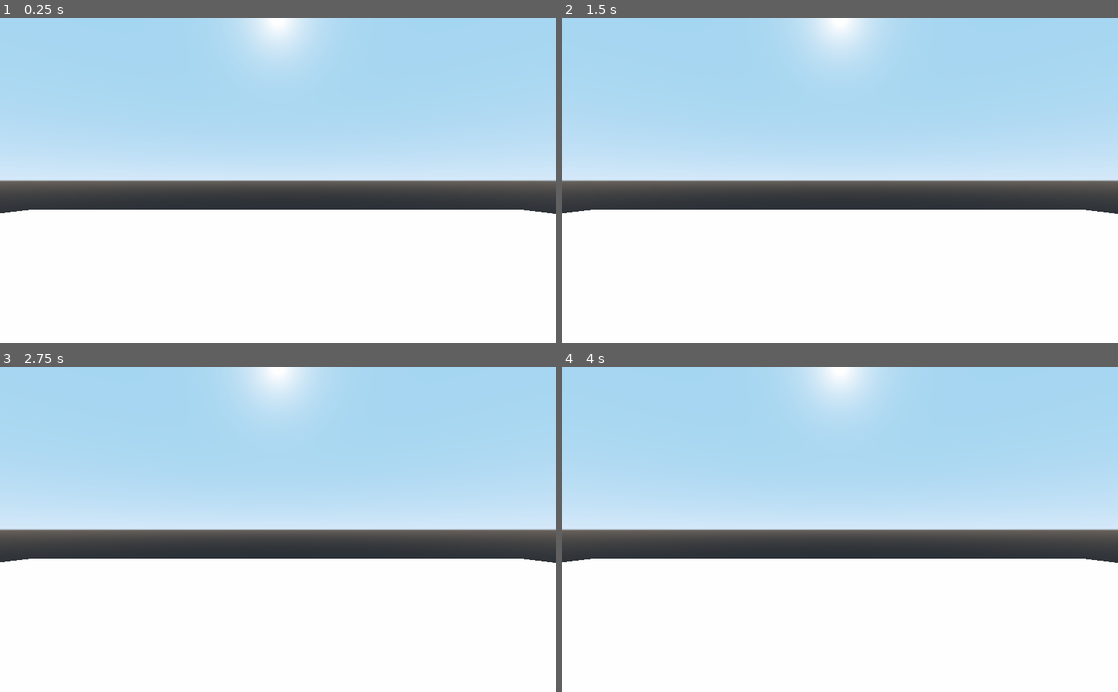
Above: before the commit, frames 1-4 (two rows, left to right).
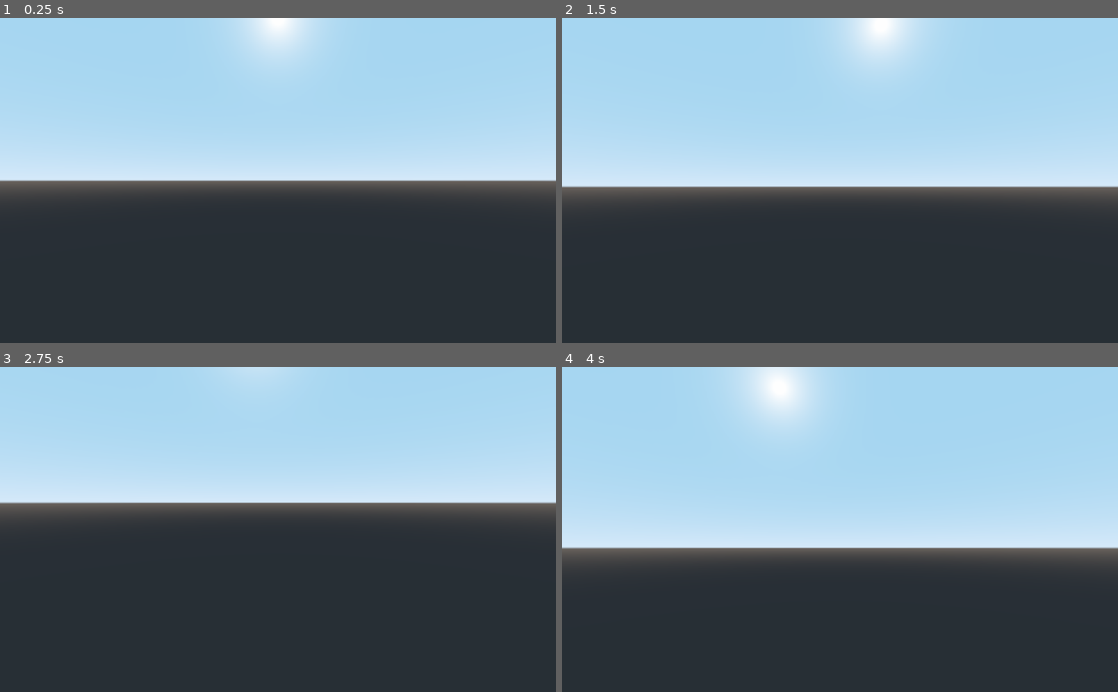
Above: after the commit, the same moments.

Repository: Sento920/studious-carnival
Game: Godot game, scene res://Scenes/Starting.tscn
Same seed, same stepped clock (60 frames per second), same inputs: the game is played once before the commit and once after it.
Inputs (mouse positions are in pixels of both pictures, inside the frame that each line leads up to):
- Up to frame 1 (0.25 s): no input
- Up to frame 2 (1.5 s): tap Enter at 0.5 s; move the mouse to (962, 164) at 0.52 s; hold Right (ui_right) 0.53-1.28 s; tap Space at 1.25 s; move the mouse to (728, 196) at 1.27 s; hold Down (ui_down) from 1.28 s (still down)
- Up to frame 3 (2.75 s): tap Enter at 2 s; move the mouse to (333, 458) at 2.02 s; release Down (ui_down) at 2.03 s; hold Right (ui_right) from 2.03 s (still down)
- Up to frame 4 (4 s): tap Space at 2.75 s; move the mouse to (812, 594) at 2.77 s; release Right (ui_right) at 2.78 s; hold Up (ui_up) 2.78-3.53 s; tap Enter at 3.5 s; move the mouse to (1006, 578) at 3.52 s; hold Left (ui_left) from 3.53 s (still down)

The runs differ from the first frame. In frame 1, 41% of the frame differs, in the area x 0-100%, y 58-100%; in frame 2, 45%; in frame 3, 54%, in the area x 0-100%, y 0-100%; in frame 4, 53%.

Commit message:
Edited the Player Controller
Edited the game controller, adding a basic tutorial movement kit. Its basic, but works.

Diff:
--- a/Scenes/Player.tscn
+++ b/Scenes/Player.tscn
@@ -12,6 +12,15 @@
 transform = Transform( 1, 0, 0, 0, -4.37114e-08, -1, 0, 1, -4.37114e-08, 0, 0, 0 )
 shape = SubResource( 1 )
 
-[node name="Spatial" type="Spatial" parent="."]
+[node name="Rotation_Helper" type="Spatial" parent="."]
 
-[node name="Camera" type="Camera" parent="."]
+[node name="Model" type="Spatial" parent="Rotation_Helper"]
+
+[node name="Camera" type="Camera" parent="Rotation_Helper"]
+
+[node name="HUD" type="Control" parent="."]
+margin_right = 40.0
+margin_bottom = 40.0
+__meta__ = {
+"_edit_use_anchors_": false
+}
--- a/Scenes/Starting.tscn
+++ b/Scenes/Starting.tscn
@@ -1,25 +1,8 @@
-[gd_scene load_steps=5 format=2]
+[gd_scene load_steps=2 format=2]
 
 [ext_resource path="res://Scenes/Player.tscn" type="PackedScene" id=1]
-
-[sub_resource type="PlaneShape" id=1]
-
-[sub_resource type="CanvasItemMaterial" id=2]
-
-[sub_resource type="SpatialMaterial" id=3]
-next_pass = SubResource( 2 )
-params_diffuse_mode = 1
 
 [node name="Spatial" type="Spatial"]
 
 [node name="Player" parent="." instance=ExtResource( 1 )]
 transform = Transform( 1, 0, 0, 0, 1, 0, 0, 0, 1, 0.157648, -2.61485, -0.940039 )
-startPos = Vector3( 0, 1, 0 )
-
-[node name="CollisionShape" type="CollisionShape" parent="."]
-transform = Transform( 20, 0, 0, 0, 0, 0, 0, 0, 20, 0, -5, 0 )
-shape = SubResource( 1 )
-
-[node name="CSGBox" type="CSGBox" parent="CollisionShape"]
-height = 0.001
-material = SubResource( 3 )
--- a/playercontroller.gd
+++ b/playercontroller.gd
@@ -1,37 +1,100 @@
 extends KinematicBody
 
+const GRAVITY = -24.8
+var vel = Vector3()
+const MAX_SPEED = 20
+const JUMP_SPEED = 18
+const ACCEL = 4.5
 
-# Declare member variables here. Examples:
-export (int) var p_speed
-export (Vector3) var startPos
-var velocity = Vector3()
+var dir = Vector3()
 
+const DEACCEL= 16
+const MAX_SLOPE_ANGLE = 40
 
-# Called when the node enters the scene tree for the first time.
+var camera
+var rotation_helper
+
+var MOUSE_SENSITIVITY = 0.05
+
 func _ready():
-	pass # Replace with function body.
+	camera = $Rotation_Helper/Camera
+	rotation_helper = $Rotation_Helper
 
-
-# Called every frame. 'delta' is the elapsed time since the previous frame.
-#func _process(delta):
-#	pass
-
-func _move():
-	if Input.is_action_pressed("right"):
-		velocity.x += 1
-	if Input.is_action_pressed("left"):
-		velocity.x -= 1
-	if Input.is_action_pressed("up"):
-		velocity.y += 1
-	if Input.is_action_pressed("down"):
-		velocity.y -= 1
-	if Input.is_action_pressed("jump"):
-		velocity.z += 1
-	velocity = velocity.normalized()
+	Input.set_mouse_mode(Input.MOUSE_MODE_CAPTURED)
 
 func _physics_process(delta):
-	_move()
-	velocity = move_and_slide(velocity)
+	process_input(delta)
+	process_movement(delta)
 
-func _kill():
-	pass
+func process_input(delta):
+
+	# ----------------------------------
+	# Walking
+	dir = Vector3()
+	var cam_xform = camera.get_global_transform()
+
+	var input_movement_vector = Vector2()
+
+	if Input.is_action_pressed("ui_up"):
+		input_movement_vector.y += 1
+	if Input.is_action_pressed("ui_down"):
+		input_movement_vector.y -= 1
+	if Input.is_action_pressed("ui_left"):
+		input_movement_vector.x -= 1
+	if Input.is_action_pressed("ui_right"):
+		input_movement_vector.x += 1
+
+	input_movement_vector = input_movement_vector.normalized()
+
+	# Basis vectors are already normalized.
+	dir += -cam_xform.basis.z * input_movement_vector.y
+	dir += cam_xform.basis.x * input_movement_vector.x
+	# ----------------------------------
+
+	# ----------------------------------
+	# Jumping
+	if is_on_floor():
+		if Input.is_action_just_pressed("ui_jump"):
+			vel.y = JUMP_SPEED
+	# ----------------------------------
+
+	# ----------------------------------
+	# Capturing/Freeing the cursor (Pause)
+	if Input.is_action_just_pressed("ui_cancel"):
+		if Input.get_mouse_mode() == Input.MOUSE_MODE_VISIBLE:
+			Input.set_mouse_mode(Input.MOUSE_MODE_CAPTURED)
+		else:
+			Input.set_mouse_mode(Input.MOUSE_MODE_VISIBLE)
+	# ----------------------------------
+
+func process_movement(delta):
+	dir.y = 0
+	dir = dir.normalized()
+
+	vel.y += delta * GRAVITY
+
+	var hvel = vel
+	hvel.y = 0
+
+	var target = dir
+	target *= MAX_SPEED
+
+	var accel
+	if dir.dot(hvel) > 0:
+		accel = ACCEL
+	else:
+		accel = DEACCEL
+
+	hvel = hvel.linear_interpolate(target, accel * delta)
+	vel.x = hvel.x
+	vel.z = hvel.z
+	vel = move_and_slide(vel, Vector3(0, 1, 0), 0.05, 4, deg2rad(MAX_SLOPE_ANGLE))
+
+func _input(event):
+	if event is InputEventMouseMotion and Input.get_mouse_mode() == Input.MOUSE_MODE_CAPTURED:
+		rotation_helper.rotate_x(deg2rad(event.relative.y * MOUSE_SENSITIVITY))
+		self.rotate_y(deg2rad(event.relative.x * MOUSE_SENSITIVITY * -1))
+
+		var camera_rot = rotation_helper.rotation_degrees
+		camera_rot.x = clamp(camera_rot.x, -70, 70)
+		rotation_helper.rotation_degrees = camera_rot
